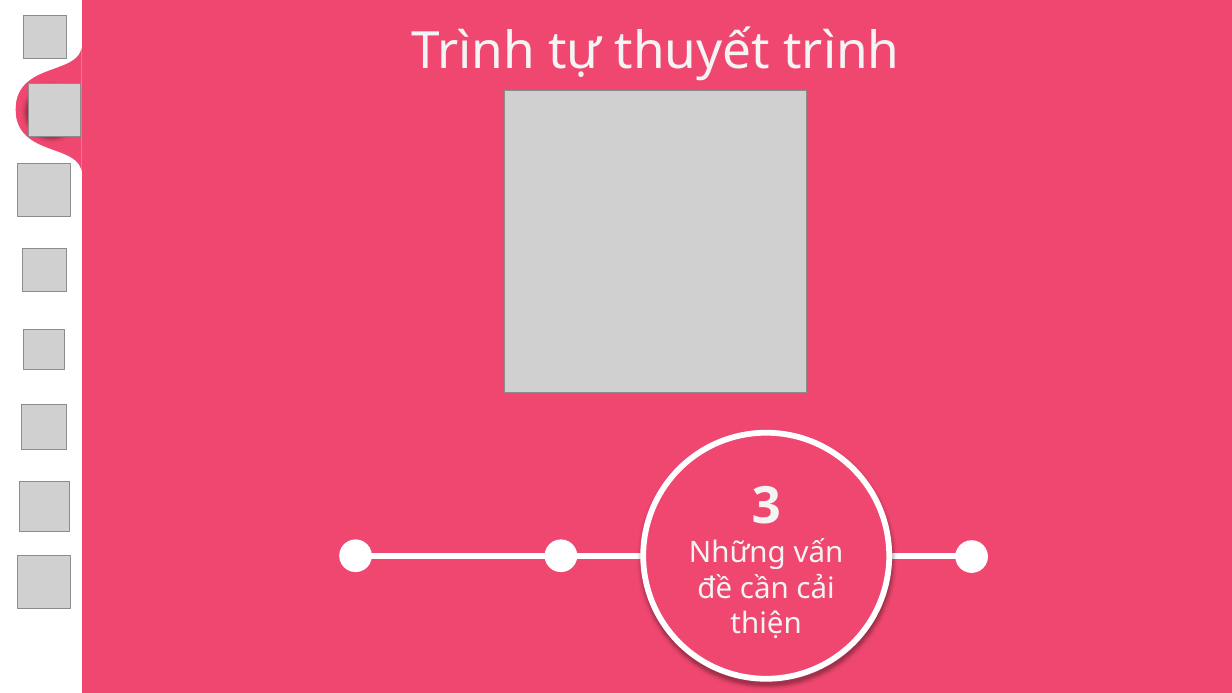
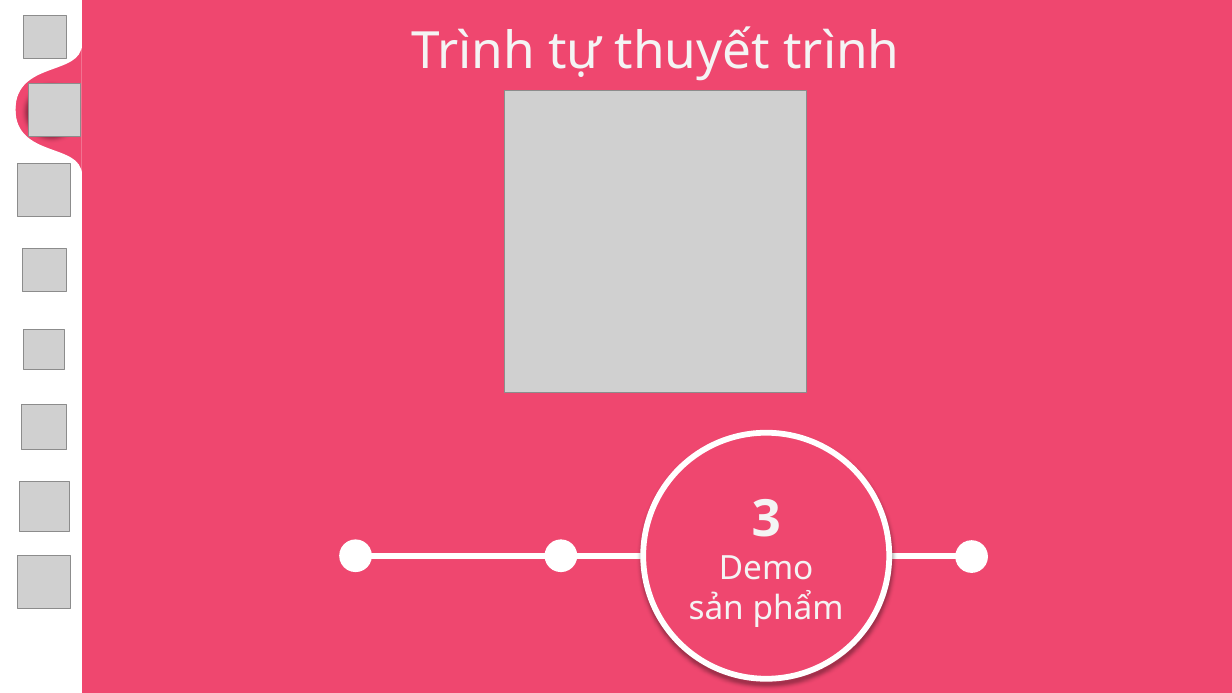
Before and after one commit to MaiNgocChau9/Python-App-A-, a slide deck: slide 6 of SPCK/SPCK.pptx. Drawn at 1232x693 pixels with LibreOffice and Linux fonts; fonts in the diff are those of the drawing; grey boxes stand for pictures; background and template pictures are left out. Boxes give left, top, right and bottom in pixels: in the first picture for what was removed or moved away, otherwise in the second. Text is boxed around its words. In the diff, an @@ line names an element or a change of style, - is before the commit and + after.

```diff
--- a/SPCK/SPCK.pptx
+++ b/SPCK/SPCK.pptx
@@ text in ellipse at bbox=[689, 499, 844, 627]: text changed; size 23 to 26 pt @@
-3
-Những vấn đề cần cải thiện
+3
+Demo sản phẩm
```
Also in this commit, not shown: 4 other slides changed, 5 slides added, 1 other file.
